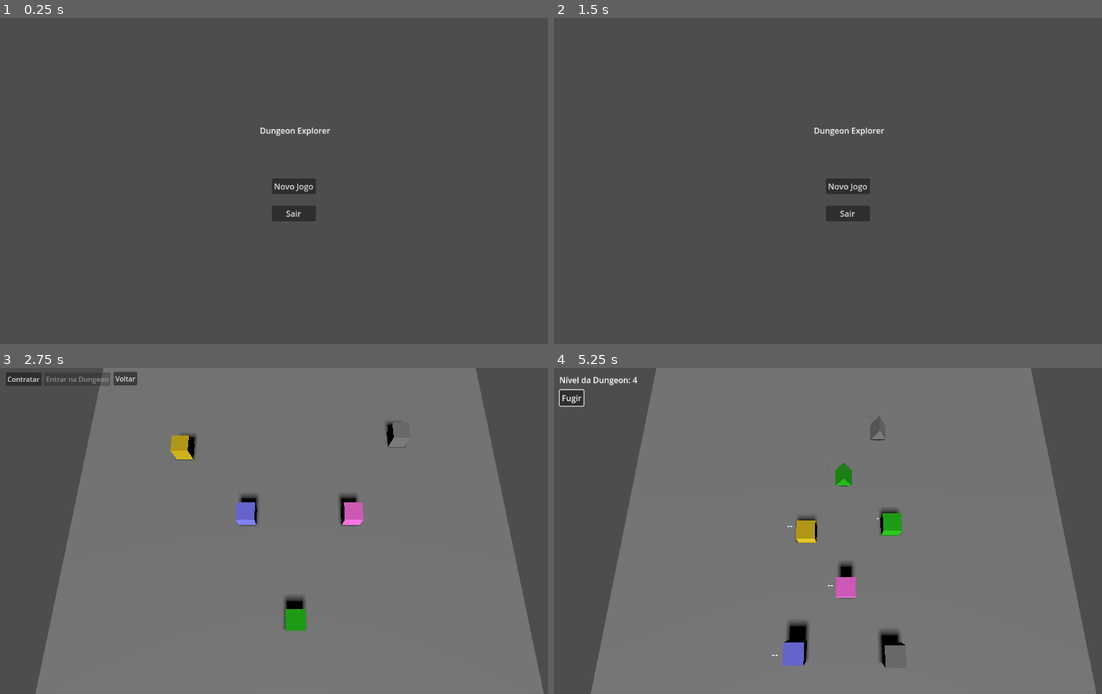
Above: before the commit, frames 1-4 (two rows, left to right).
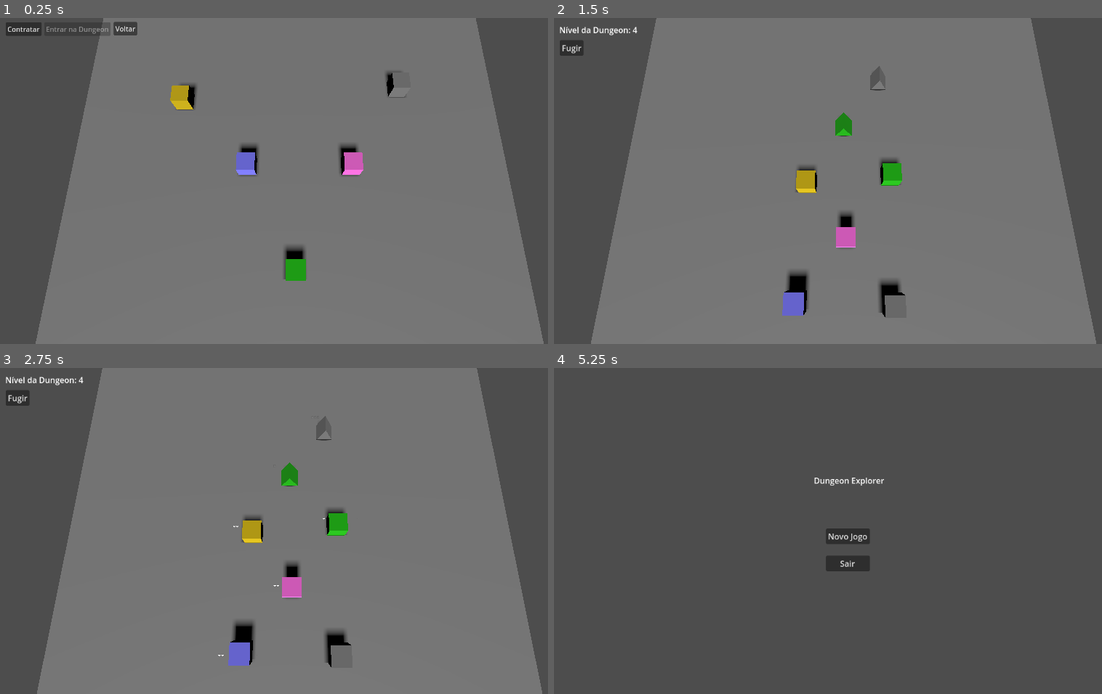
Above: after the commit, the same moments.

Repository: lazaromenezes/dungeon-explorer-godot
Game: Godot game, scene res://scenes/tavern/tavern.tscn
The game is run twice, just before and just after one commit, with the same random seed, the same clock (stepped at 60 frames per second) and the same inputs. Before the commit the project starts from res://scenes/title_window/main_menu.tscn.
Inputs (mouse positions are in pixels of both pictures, inside the frame that each line leads up to):
- Up to frame 1 (0.25 s): no input
- Up to frame 2 (1.5 s): click (575, 27) at 0.5 s, where only the run after the commit has a clickable "Contratar"; click (630, 27) at 1.25 s, where only the run after the commit has a clickable "Entrar na Dungeon"
- Up to frame 3 (2.75 s): click (295, 537) at 2 s, where only the run before the commit has a clickable "Novo Jogo"
- Up to frame 4 (5.25 s): click (575, 377) at 2.75 s, where only the run before the commit has a clickable "Contratar"; click (630, 377) at 3.5 s, where only the run before the commit has a clickable "Entrar na Dungeon"; click "Fugir" at 4.25 s; click (680, 377) at 5 s, where only the run after the commit has a clickable "Voltar"

The runs differ from the first frame. In frame 1, 80% of the frame differs, in the area x 1-100%, y 0-100%; in frame 2, 80%; in frame 3, 4.4%; in frame 4, 80%, in the area x 0-99%, y 0-100%.

Commit message:
Introduce combat system

Diff:
--- a/project.godot
+++ b/project.godot
@@ -11,7 +11,7 @@
 [application]
 
 config/name="dungeon-explorer"
-run/main_scene="res://scenes/title_window/main_menu.tscn"
+run/main_scene="res://scenes/tavern/tavern.tscn"
 config/features=PackedStringArray("4.0", "Mobile")
 config/icon="res://icon.svg"
 
@@ -25,7 +25,7 @@
 
 [input]
 
-select_hireling={
+select_item={
 "deadzone": 0.5,
 "events": [Object(InputEventMouseButton,"resource_local_to_scene":false,"resource_name":"","device":-1,"window_id":0,"a …(236 unchanged characters)…
 ]
--- a/scenes/characters/enemies/enemy_character.gd
+++ b/scenes/characters/enemies/enemy_character.gd
@@ -1,10 +1,29 @@
 extends Node3D
+class_name Enemy
 
 @export var enemy_stats: EnemyStats
 
+signal enemy_selected(enemy_stats: Enemy)
+
+func _ready():
+	$StaticBody3D.input_event.connect(_handle_input)
+
 func define_health(health_dict: Dictionary):
 	if enemy_stats in health_dict.keys():
-		enemy_stats.set_current_health(health_dict[enemy_stats])
-		$HealthBar.call("set_progress_bar", enemy_stats.current_health)
+		_set_current_health(health_dict[enemy_stats])
 
-		visible = enemy_stats.current_health > 0
+func _handle_input(_camera: Node, event: InputEvent, _position: Vector3,
+_normal: Vector3, _shape_idx: int):
+	if event.is_action_pressed("select_item") and enemy_stats.current_health > 0:
+		enemy_selected.emit(self)
+
+func take_damage():
+	_set_current_health(enemy_stats.current_health - 1)
+
+func take_full_damage():
+	_set_current_health(0)
+
+func _set_current_health(health: int):
+	enemy_stats.set_current_health(health)
+	$HealthBar.call("set_progress_bar", health)
+	visible = health > 0
--- a/scenes/characters/hirelings/champion/champion.tres
+++ b/scenes/characters/hirelings/champion/champion.tres
@@ -1,8 +1,12 @@
-[gd_resource type="Resource" script_class="HirelingStats" load_steps=2 format=3 uid="uid://b30qbddmnj37t"]
+[gd_resource type="Resource" script_class="HirelingStats" load_steps=5 format=3 uid="uid://b30qbddmnj37t"]
 
+[ext_resource type="Resource" uid="uid://ckm7dai66p71w" path="res://scenes/characters/enemies/goblin/goblin.tres" id="1_abtgo"]
 [ext_resource type="Script" path="res://scenes/characters/hirelings/hireling_stats.gd" id="1_vkwq7"]
+[ext_resource type="Resource" uid="uid://dkk6c4r467463" path="res://scenes/characters/enemies/skeleton/skeleton.tres" id="2_qt04r"]
+[ext_resource type="Resource" uid="uid://d2ro0ytqhdic8" path="res://scenes/characters/enemies/slime/slime.tres" id="3_um82q"]
 
 [resource]
 script = ExtResource("1_vkwq7")
 current_health = 0
 max_health = 0
+preferred_enemies = Array[Resource("res://scenes/characters/enemies/enemy_stats.gd")]([ExtResource("1_abtgo"), ExtResource("2_qt04r"), ExtResource("3_um82q")])
--- a/scenes/characters/hirelings/cleric/cleric.tres
+++ b/scenes/characters/hirelings/cleric/cleric.tres
@@ -1,8 +1,10 @@
-[gd_resource type="Resource" script_class="HirelingStats" load_steps=2 format=3 uid="uid://dl3qeysyw1g8a"]
+[gd_resource type="Resource" script_class="HirelingStats" load_steps=3 format=3 uid="uid://dl3qeysyw1g8a"]
 
+[ext_resource type="Resource" uid="uid://dkk6c4r467463" path="res://scenes/characters/enemies/skeleton/skeleton.tres" id="1_e6a6h"]
 [ext_resource type="Script" path="res://scenes/characters/hirelings/hireling_stats.gd" id="1_rsbkd"]
 
 [resource]
 script = ExtResource("1_rsbkd")
 current_health = 0
 max_health = 0
+preferred_enemies = Array[Resource("res://scenes/characters/enemies/enemy_stats.gd")]([ExtResource("1_e6a6h")])
--- a/scenes/characters/hirelings/fighter/fighter.tres
+++ b/scenes/characters/hirelings/fighter/fighter.tres
@@ -1,8 +1,10 @@
-[gd_resource type="Resource" script_class="HirelingStats" load_steps=2 format=3 uid="uid://tmcnje7lorrw"]
+[gd_resource type="Resource" script_class="HirelingStats" load_steps=3 format=3 uid="uid://tmcnje7lorrw"]
 
+[ext_resource type="Resource" uid="uid://ckm7dai66p71w" path="res://scenes/characters/enemies/goblin/goblin.tres" id="1_8jics"]
 [ext_resource type="Script" path="res://scenes/characters/hirelings/hireling_stats.gd" id="1_86lrs"]
 
 [resource]
 script = ExtResource("1_86lrs")
 current_health = 0
 max_health = 0
+preferred_enemies = Array[Resource("res://scenes/characters/enemies/enemy_stats.gd")]([ExtResource("1_8jics")])
--- a/scenes/characters/hirelings/hireling_character.gd
+++ b/scenes/characters/hirelings/hireling_character.gd
@@ -1,21 +1,36 @@
 extends Node3D
+class_name Hireling
 
 @export var hireling_stats: HirelingStats
 
-signal hireling_selected(id: int)
+signal hireling_selected(hireling_stats: Hireling)
 
 func _ready():
 	$StaticBody3D.input_event.connect(_handle_input)
 
 func define_health(health_dict: Dictionary):
 	if hireling_stats in health_dict.keys():
-		hireling_stats.set_current_health(health_dict[hireling_stats])
-		$HealthBar.call("set_progress_bar", hireling_stats.current_health)
+		_set_current_health(health_dict[hireling_stats])
+
+func _set_current_health(health: int):
+	hireling_stats.set_current_health(health)
+	$HealthBar.call("set_progress_bar", hireling_stats.current_health)
 
 func _handle_input(_camera: Node, event: InputEvent, _position: Vector3,
 _normal: Vector3, _shape_idx: int):
-	if event.is_action_pressed("select_hireling"):
-		hireling_selected.emit(get_instance_id())
+	if event.is_action_pressed("select_item") and hireling_stats.current_health > 0:
+		hireling_selected.emit(self)
 
-func handle_selection(selected_id: int):
-	$Indicator.visible = selected_id == get_instance_id()
+func handle_selection(selected: Hireling):
+	$Indicator.visible = selected == self
+
+func attack(enemy: Enemy):
+	if enemy.enemy_stats in hireling_stats.preferred_enemies:
+		enemy.take_full_damage()
+	else:
+		enemy.take_damage()
+
+	_take_damage()
+
+func _take_damage():
+	_set_current_health(hireling_stats.current_health - 1)
--- a/scenes/characters/hirelings/hireling_stats.gd
+++ b/scenes/characters/hirelings/hireling_stats.gd
@@ -4,6 +4,8 @@
 @export var current_health: int
 @export var max_health: int
 
+@export var preferred_enemies: Array[EnemyStats]
+
 func set_current_health(new_health: int):
 	if new_health > max_health:
 		max_health = new_health
--- a/scenes/characters/hirelings/wizard/wizard.tres
+++ b/scenes/characters/hirelings/wizard/wizard.tres
@@ -1,8 +1,10 @@
-[gd_resource type="Resource" script_class="HirelingStats" load_steps=2 format=3 uid="uid://cnxr2d7bhdvkt"]
+[gd_resource type="Resource" script_class="HirelingStats" load_steps=3 format=3 uid="uid://cnxr2d7bhdvkt"]
 
+[ext_resource type="Resource" uid="uid://d2ro0ytqhdic8" path="res://scenes/characters/enemies/slime/slime.tres" id="1_ow52f"]
 [ext_resource type="Script" path="res://scenes/characters/hirelings/hireling_stats.gd" id="1_sih0v"]
 
 [resource]
 script = ExtResource("1_sih0v")
 current_health = 0
 max_health = 0
+preferred_enemies = Array[Resource("res://scenes/characters/enemies/enemy_stats.gd")]([ExtResource("1_ow52f")])
--- a/scenes/dungeon/dungeon.gd
+++ b/scenes/dungeon/dungeon.gd
@@ -5,8 +5,12 @@
 
 @export var dungeon_level = 0
 
+var _selected_hireling: Hireling
+
 func _ready():
+	$HUD/RunAwayButton.pressed.connect(func (): get_tree().change_scene_to_file("res://scenes/tavern/tavern.tscn"))
 	_start_party()
+	_start_dungeon()
 
 	next_wave()
 
@@ -14,10 +18,29 @@
 	get_tree().call_group("hirelings_group", "define_health", Party.current_party)
 
 	for hireling in $Hirelings.get_children():
-		hireling.hireling_selected.connect(_notify_selection)
+		hireling.hireling_selected.connect(_select_hireling)
 
-func _notify_selection(selected_hireling: int):
-	get_tree().call_group("hirelings_group", "handle_selection", selected_hireling)
+func _start_dungeon():
+	for enemy in $Enemies.get_children():
+		enemy.enemy_selected.connect(_select_enemy)
+
+func _select_hireling(selected_hireling: Hireling):
+	_selected_hireling = selected_hireling
+	_notify_hireling_group()
+
+func _select_enemy(enemy: Enemy):
+	if(_selected_hireling != null):
+		_selected_hireling.attack(enemy)
+		_unselect_current_hireling()
+	else:
+		print("Choose attacker first")
+
+func _unselect_current_hireling():
+	_selected_hireling = null
+	_notify_hireling_group()
+
+func _notify_hireling_group():
+	get_tree().call_group("hirelings_group", "handle_selection", _selected_hireling)
 
 func next_wave():
 	dungeon_level += 1
